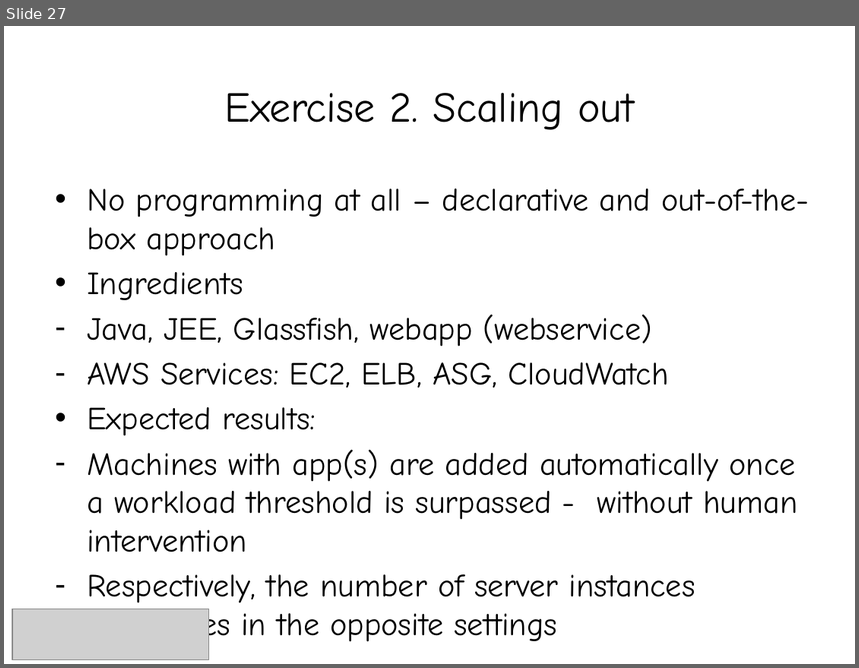
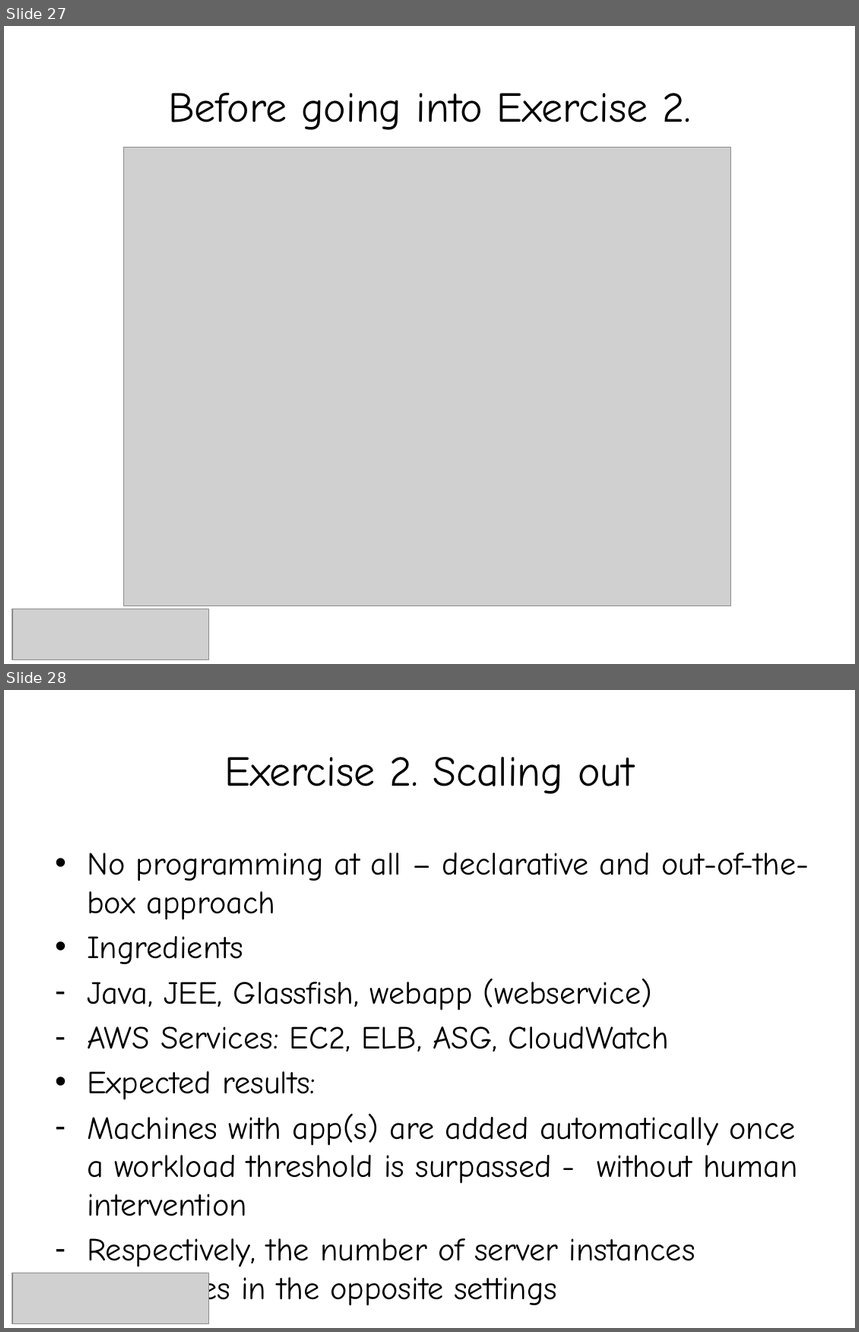
Before and after one commit to smolnik/diagrams, a slide deck: presentations/aws_ha_workshops.pptx. Shown one above the other, each under a label of ours: slide 27 before the commit, slides 27 and 28 after it. The pictures are 859x668 and 859x1332 pixels, drawn with LibreOffice and Linux fonts; fonts in the diff are those of the drawing; grey boxes stand for pictures. Boxes give left, top, right and bottom in pixels: in the first picture for what was removed or moved away, otherwise in the second. Text is boxed around its words. In the diff, an @@ line names an element or a change of style, - is before the commit and + after.

```diff
--- a/presentations/aws_ha_workshops.pptx
+++ b/presentations/aws_ha_workshops.pptx
@@ slide 27 added at (4, 26, 855, 664), background #FFFFFF @@
@@ title added at (168, 93, 691, 130), 36 pt, text #000000 @@
+Before going into Exercise 2.
@@ picture added at (124, 148, 732, 607) @@
@@ picture added at (12, 609, 209, 660) @@
@@ what was slide 27 is now slide 28 @@
```
Also in this commit, not shown: 7 slides changed, 2 other slides added, 1 slide removed, 1 other file.
